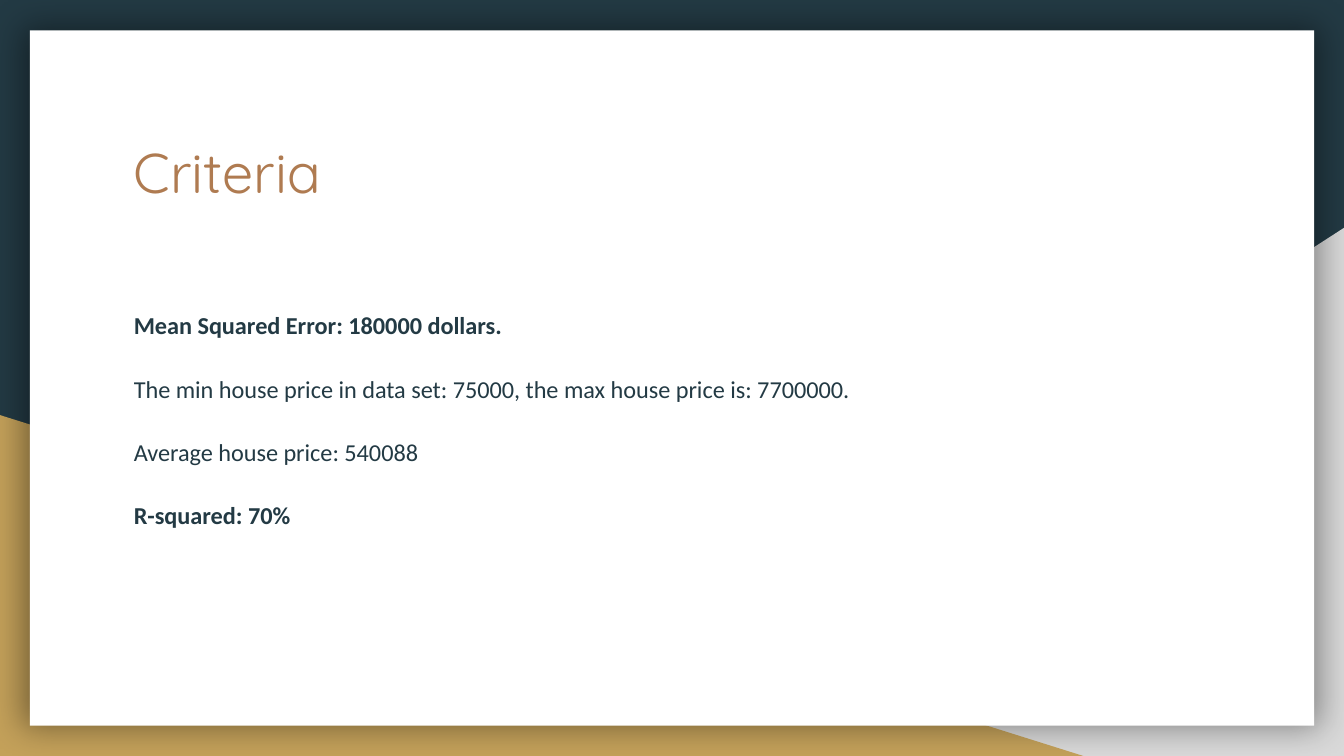
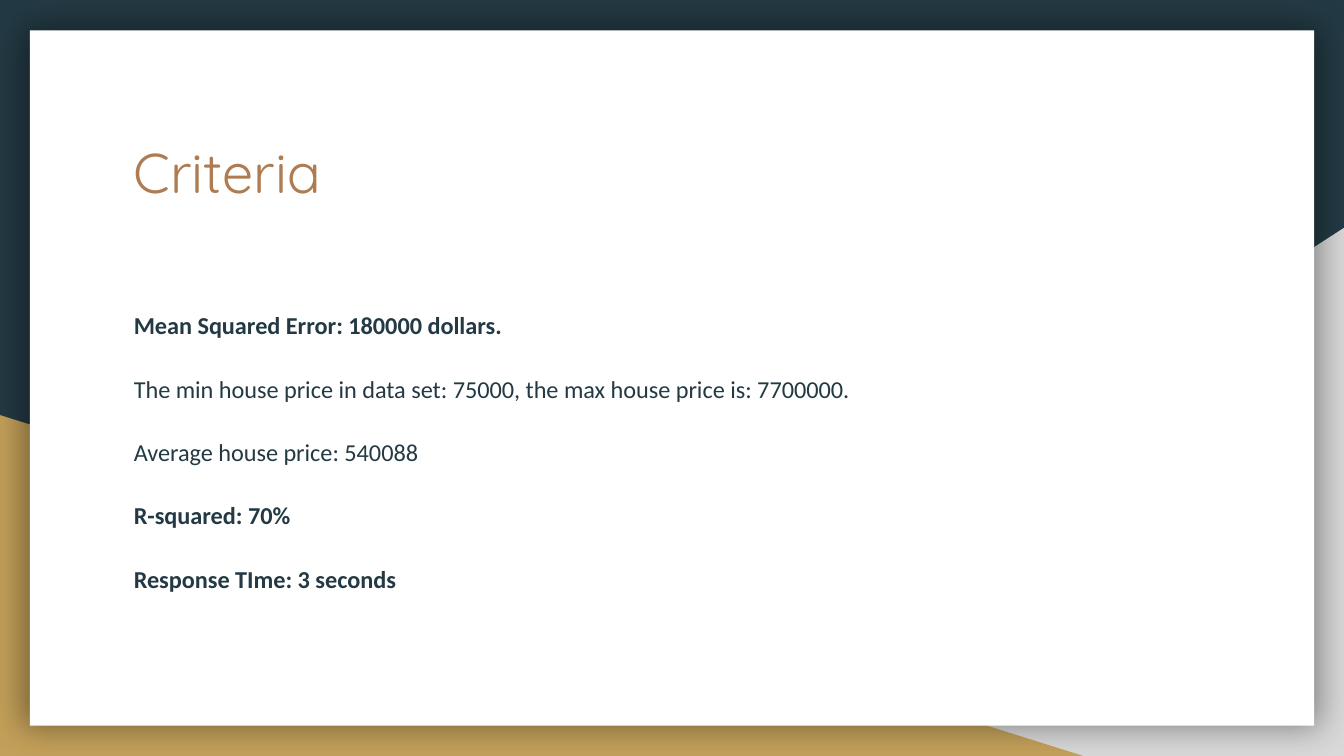
Before and after one commit to tcxy/CSYE7200Project, a slide deck: slide 6 of House sales in King County.pptx. Drawn at 1344x756 pixels with LibreOffice and Linux fonts; fonts in the diff are those of the drawing. Boxes give left, top, right and bottom in pixels: in the first picture for what was removed or moved away, otherwise in the second. Text is boxed around its words. In the diff, an @@ line names an element or a change of style, - is before the commit and + after.

```diff
--- a/House sales in King County.pptx
+++ b/House sales in King County.pptx
@@ text at <box>134,571,395,592</box>: paragraph added @@
+Response TIme: 3 seconds
```
Also in this commit, not shown: 1 other slide changed.
